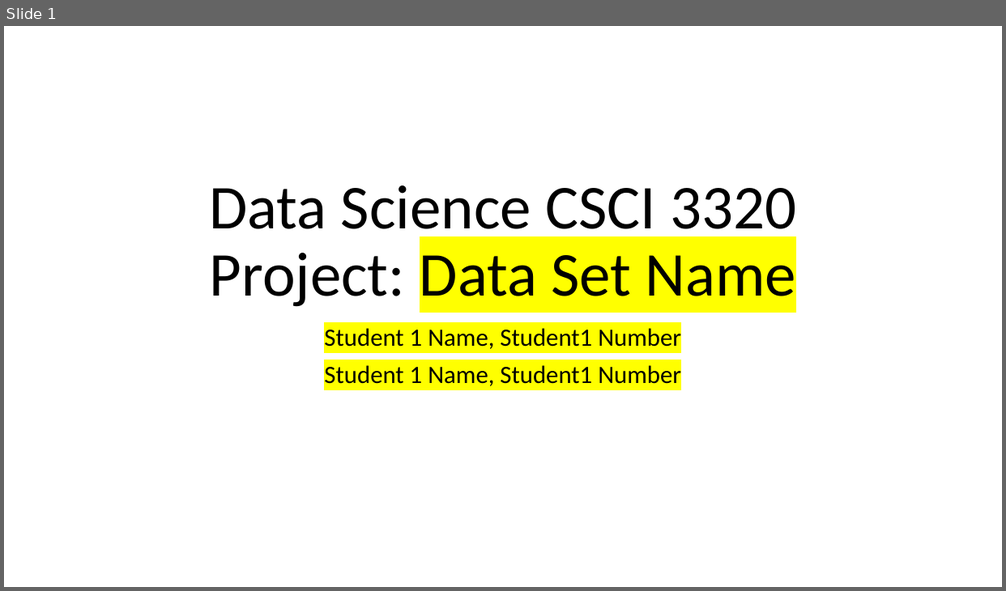
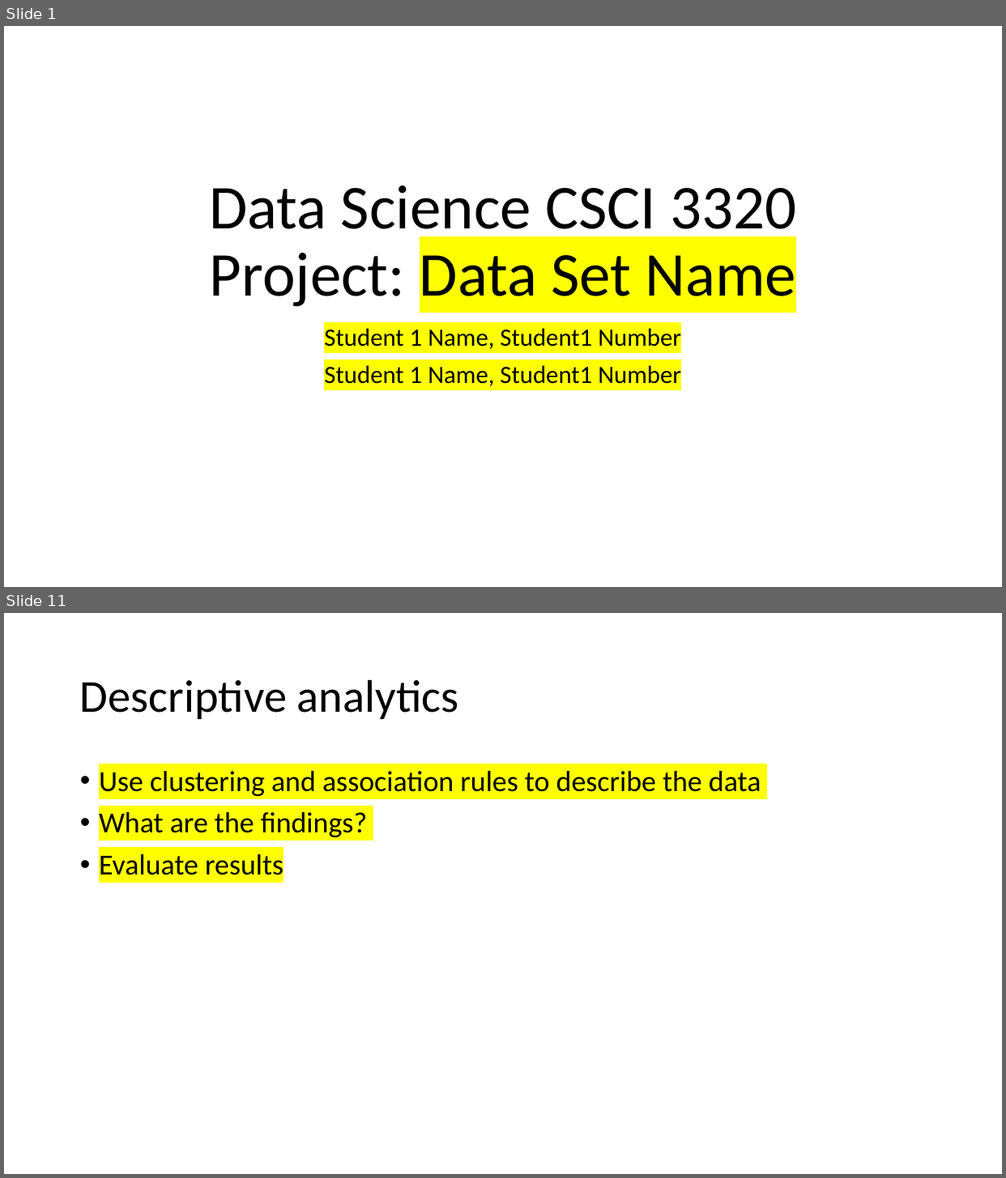
Before and after one commit to motazsaad/Data-Science-CSCI-3320, a slide deck: Project Presentation Template.pptx. Shown one above the other, each under a label of ours: slide 1 before the commit, slides 1 and 11 after it; the slides between them are not shown. The pictures are 1006x591 and 1006x1178 pixels, drawn with LibreOffice and Linux fonts; fonts in the diff are those of the drawing. Boxes give left, top, right and bottom in pixels: in the first picture for what was removed or moved away, otherwise in the second. Text is boxed around its words. In the diff, an @@ line names an element or a change of style, - is before the commit and + after.

```diff
--- a/Project Presentation Template.pptx
+++ b/Project Presentation Template.pptx
@@ slide 11 added at (4, 613, 1002, 1174), background #FFFFFF @@
@@ title added at (80, 679, 459, 719), 44 pt, text #000000 @@
+Descriptive analytics
@@ text added at (99, 771, 761, 875), 28 pt, text #000000 @@
+• Use clustering and association rules to describe the data
+• What are the findings?
+• Evaluate results
```
Also in this commit, not shown: 11 other slides added.
